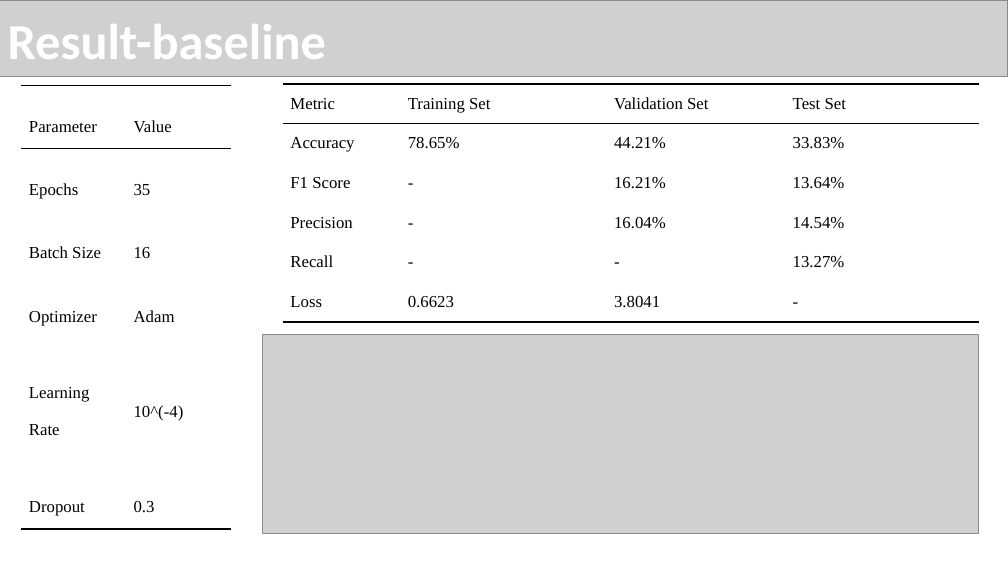
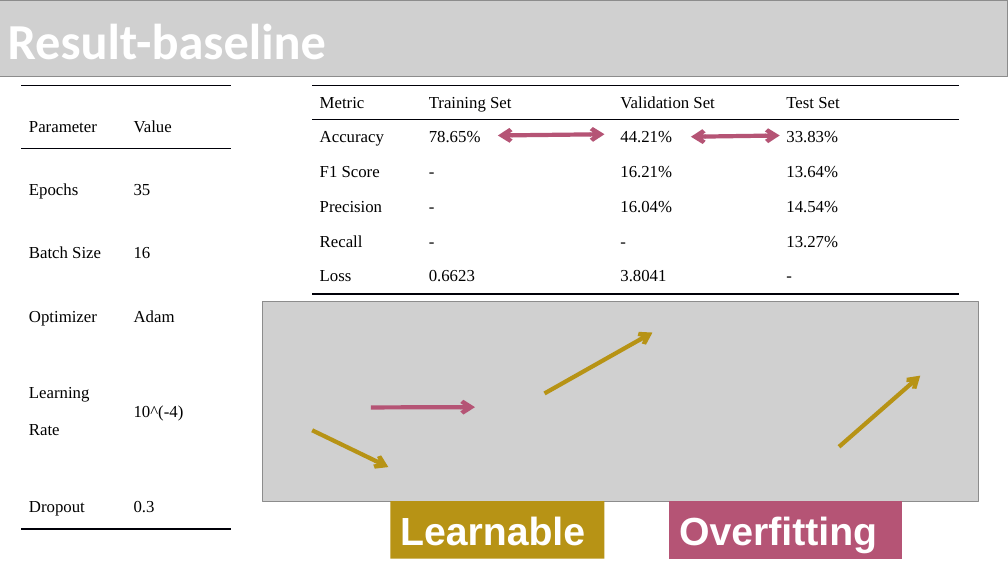
Before and after one commit to zhongjp21-coder/WOA7015_AlternativeAsscement, a slide deck: slide 9 of Report Dir/WOX7001_assignment2_zouting(24201617).pptx (slide 7 before the commit). Drawn at 1008x567 pixels with LibreOffice and Linux fonts; fonts in the diff are those of the drawing; grey boxes stand for pictures. Boxes give left, top, right and bottom in pixels: in the first picture for what was removed or moved away, otherwise in the second. Text is boxed around its words. In the diff, an @@ line names an element or a change of style, - is before the commit and + after.

```diff
--- a/Report Dir/WOX7001_assignment2_zouting(24201617).pptx
+++ b/Report Dir/WOX7001_assignment2_zouting(24201617).pptx
@@ table: place and size @@
-table at [283, 85, 979, 323]
+table at [312, 86, 960, 294]
@@ double arrow added from (498, 135) to (605, 134), #B55475 3 pt @@
@@ double arrow added from (690, 137) to (780, 135), #B55475 3 pt @@
@@ picture: place and size @@
-picture at [263, 335, 979, 534]
+picture at [263, 302, 979, 502]
@@ arrow added from (544, 393) to (652, 333), #B79315 3 pt @@
@@ arrow added from (839, 447) to (920, 376), #B79315 3 pt @@
@@ arrow added from (371, 407) to (475, 407), #B55475 3 pt @@
@@ arrow added from (312, 430) to (388, 467), #B79315 3 pt @@
@@ rectangle added at [390, 501, 604, 558], fill #B79315, 28 pt, text #FFFFFF, bold @@
+Learnable
@@ rectangle added at [669, 501, 901, 558], fill #B55475, outline #B55475 0.75 pt, 28 pt, text #FFFFFF, bold @@
+Overfitting
```
Also in this commit, not shown: 4 other slides changed, 7 slides added, 3 other files.
